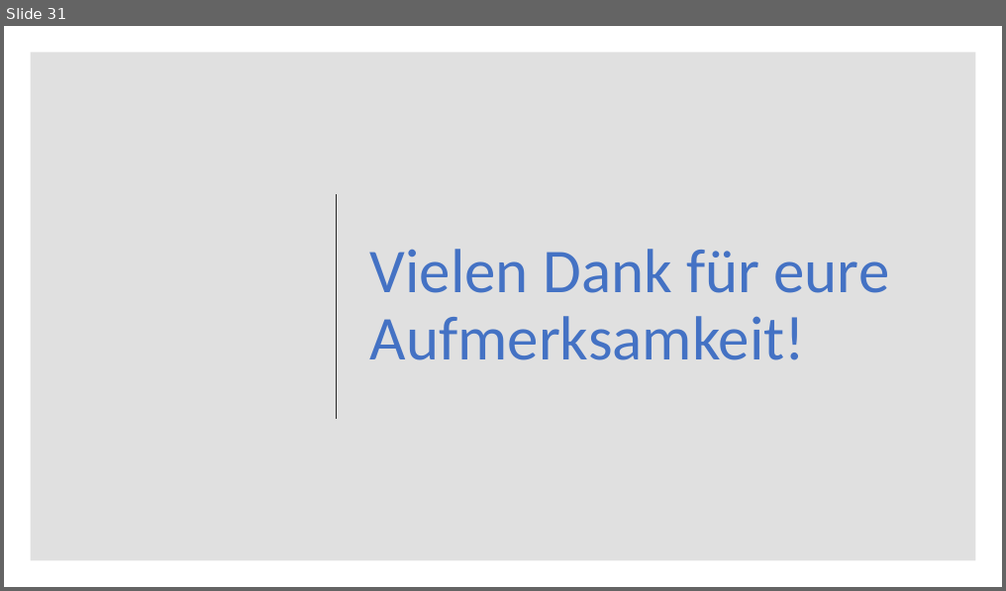
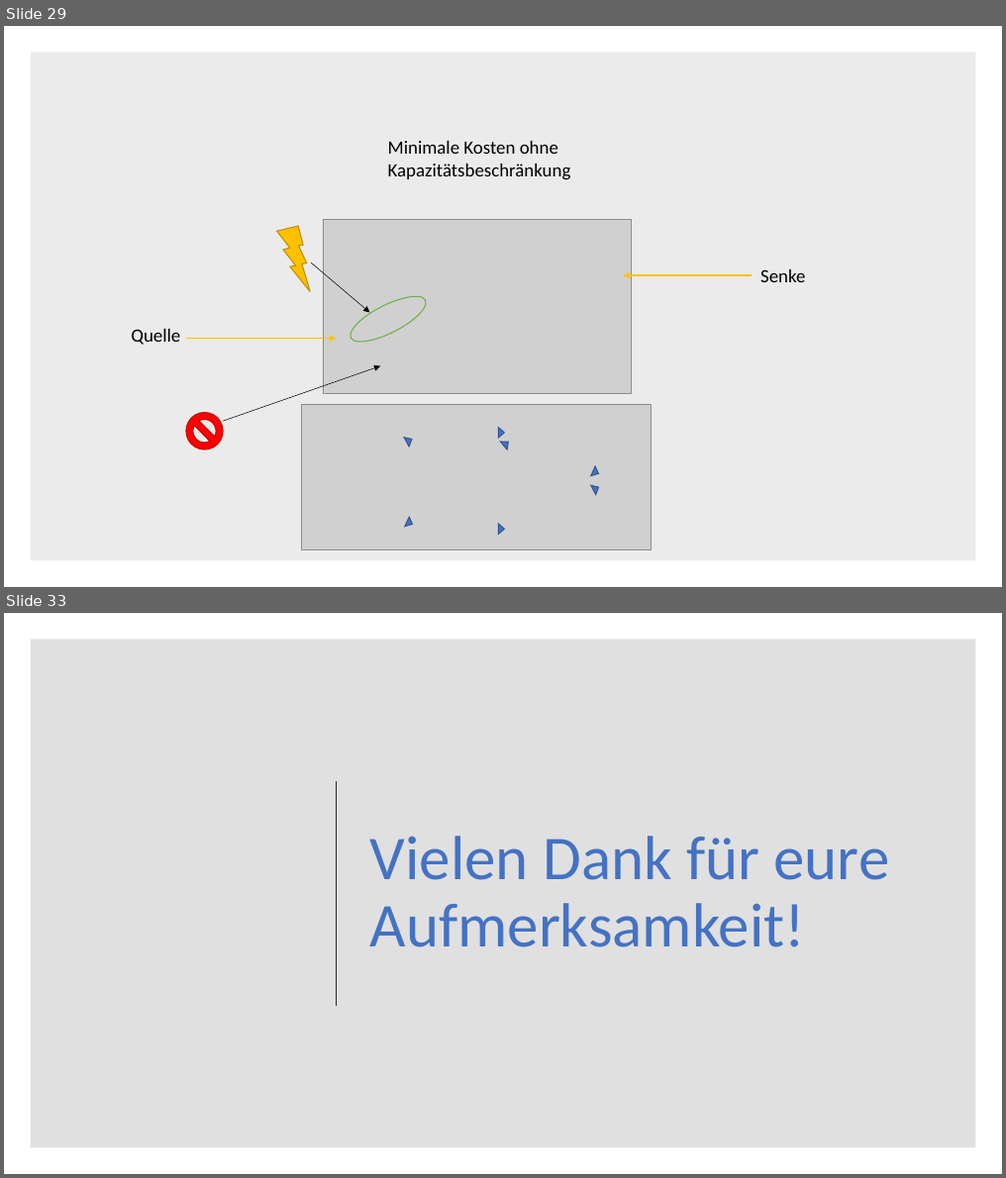
Before and after one commit to DerAlexx/Angewandte-Mathematik, a slide deck: Praktikum_6/Abgabe 6.pptx. Shown one above the other, each under a label of ours: slide 31 before the commit, slides 29 and 33 after it; the slides between them are not shown. The pictures are 1006x591 and 1006x1178 pixels, drawn with LibreOffice and Linux fonts; fonts in the diff are those of the drawing; grey boxes stand for pictures. Boxes give left, top, right and bottom in pixels: in the first picture for what was removed or moved away, otherwise in the second. Text is boxed around its words. In the diff, an @@ line names an element or a change of style, - is before the commit and + after.

```diff
--- a/Praktikum_6/Abgabe 6.pptx
+++ b/Praktikum_6/Abgabe 6.pptx
@@ slide 29 added at [4,26,1002,587], background #FFFFFF @@
@@ rectangle added at [30,52,976,562], fill #000000 at 8% opacity @@
@@ text added at [388,141,571,180], 18 pt, text #000000 @@
+Minimale Kosten ohne Kapazitätsbeschränkung
@@ lightning bolt added at [263,221,327,292], fill #FFC000, outline #BD8E00 1 pt @@
@@ picture added at [323,220,631,393] @@
@@ arrow added from (311, 264) to (370, 313), #000000 0.5 pt @@
@@ ellipse added at [345,287,432,351], outline #70AD47 1 pt @@
@@ arrow added from (751, 276) to (623, 276), #FFC000 1.5 pt @@
@@ text added at [760,270,805,282], 18 pt, text #000000 @@
+Senke
@@ text added at [131,329,180,345], 18 pt, text #000000 @@
+Quelle
@@ arrow added from (186, 338) to (336, 338), #FFC000 1.5 pt @@
@@ arrow added from (223, 421) to (380, 367), #000000 0.5 pt @@
@@ no-entry sign added at [186,413,223,451], fill #FF0000, outline #C00000 1 pt @@
@@ group added at [302,405,651,550]: 7 triangles, 1 picture @@
@@ what was slide 31 is now slide 33 @@
```
Also in this commit, not shown: 6 slides changed, 4 other slides added, 3 slides removed, 1 other file.
